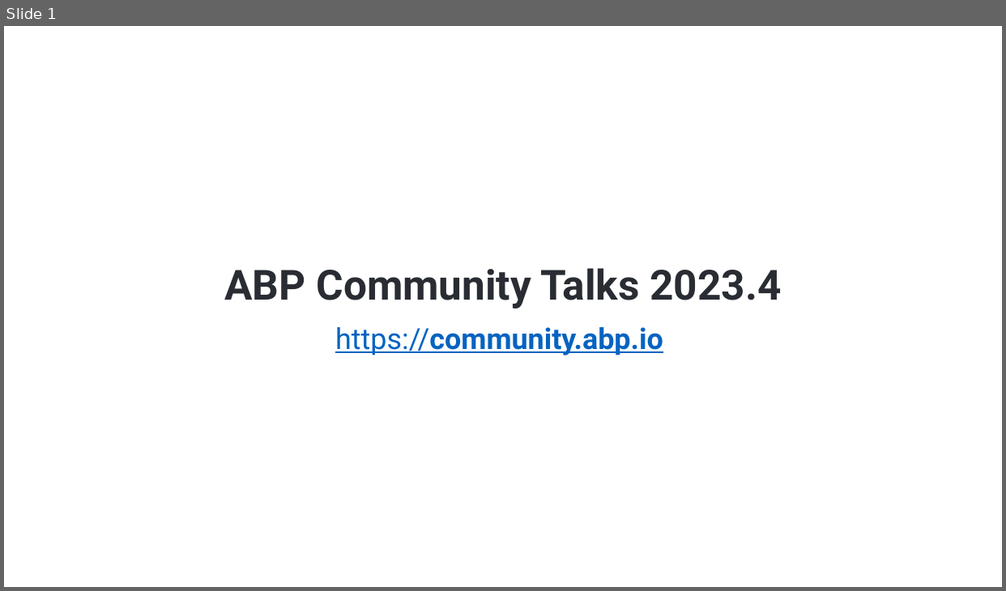
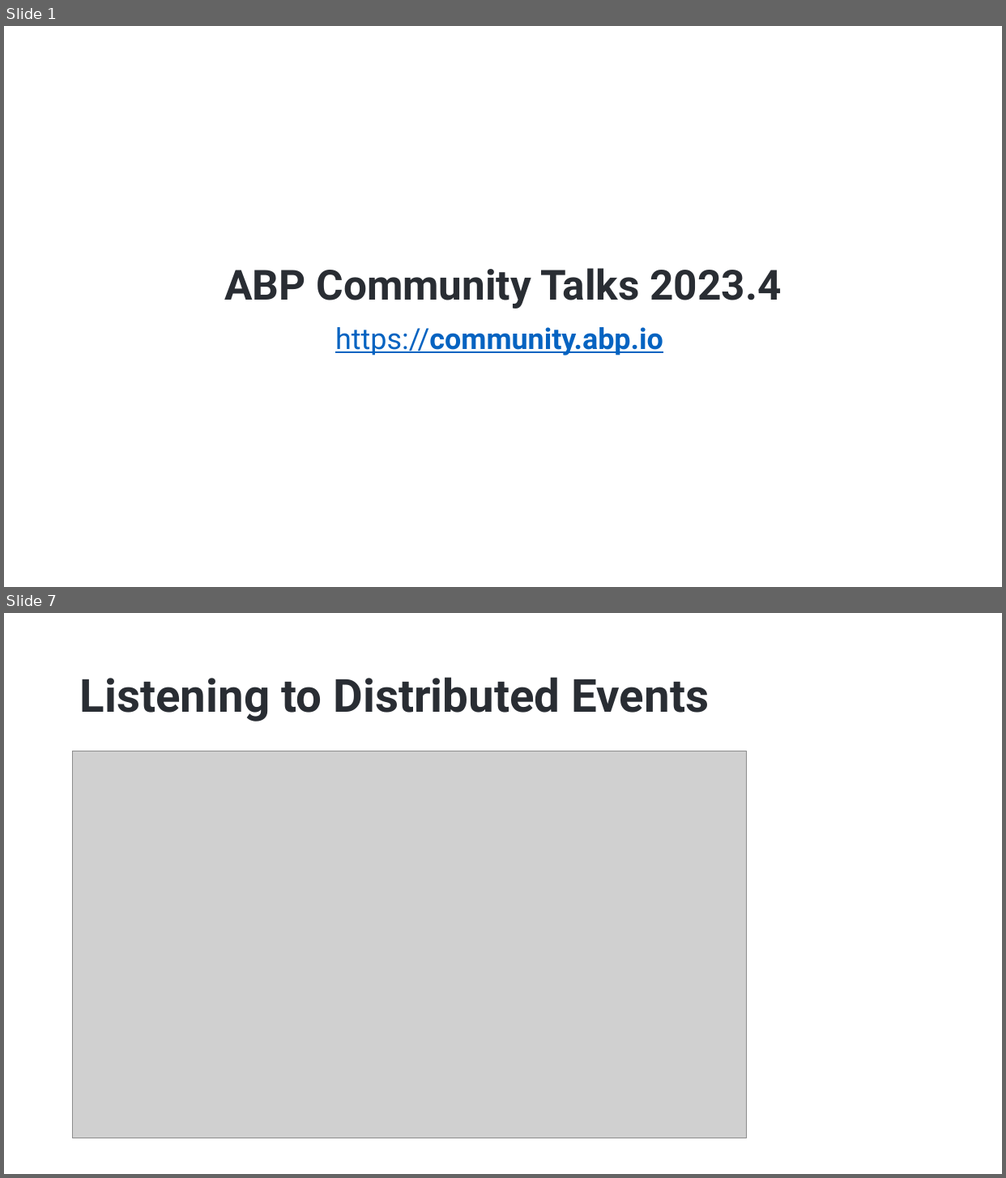
Before and after one commit to hikalkan/presentations, a slide deck: 2023-05-30 ABP Community Talks 2023.4/ABP Comm Talks 2023.4.pptx. Shown one above the other, each under a label of ours: slide 1 before the commit, slides 1 and 7 after it; the slides between them are not shown. The pictures are 1006x591 and 1006x1178 pixels, drawn with LibreOffice and Linux fonts; fonts in the diff are those of the drawing; grey boxes stand for pictures; background and template pictures are left out. Boxes give left, top, right and bottom in pixels: in the first picture for what was removed or moved away, otherwise in the second. Text is boxed around its words. In the diff, an @@ line names an element or a change of style, - is before the commit and + after.

```diff
--- a/2023-05-30 ABP Community Talks 2023.4/ABP Comm Talks 2023.4.pptx
+++ b/2023-05-30 ABP Community Talks 2023.4/ABP Comm Talks 2023.4.pptx
@@ slide 7 added at [4, 613, 1002, 1174], background picture (left out) @@
@@ title added at [80, 677, 709, 722], 44 pt, text #292D33, bold @@
+Listening to Distributed Events
@@ picture added at [73, 752, 747, 1139] @@
```
Also in this commit, not shown: 1 slide changed, 12 other slides added, 7 slides removed.
